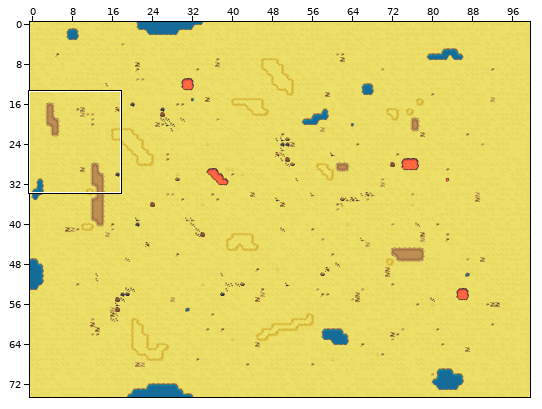
Tiled map (JSON), stored at assets/maps/level1.json. Above: a wide view before the commit, with the close-up outlined.
Close-up. The starting point:
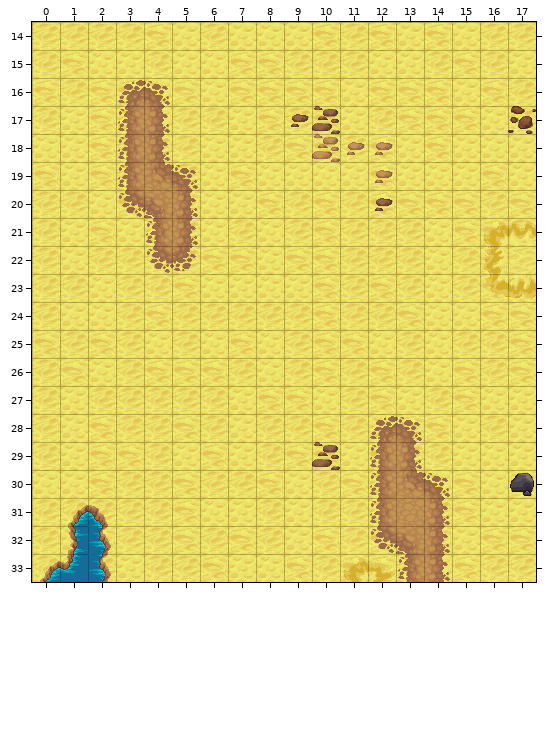
Cells are 32x32 px. Shown: x 0..17, y 14..33. The commit also changed other parts of the map, which this record leaves out.
The same view after the edit:
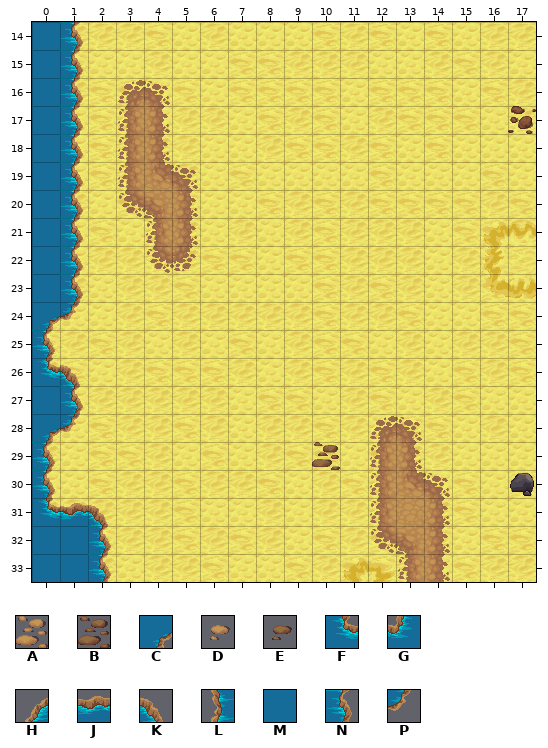
Key: from "terrain": A 0, B 3, C 19, D 21, E 24, F 40, G 41, H 60, J 61, K 62, L 81, M 82, N 83, P 104.
_ is an empty cell.
Tiles replaced or removed in this view: A, B, D, E, G, H, L.
Difference:
Changed rows in their new state; . is an unchanged cell.
Layer "top":
first column x 0:
14 MN...........
15 MN...........
16 MN...........
17 MN.......__..
18 MN........___
19 MN.........._
20 MN.........._
21 MN...........
22 MN...........
23 MN...........
24 CP...........
25 N............
26 FK...........
27 MN...........
28 CP...........
29 N............
30 N............
31 FJ...........
32 MM...........
33 MM...........
